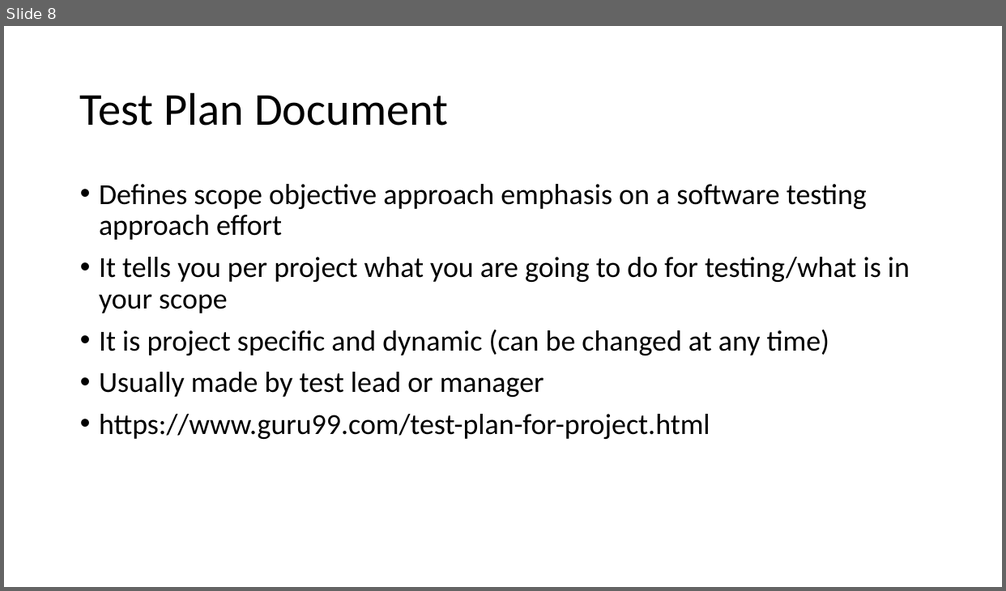
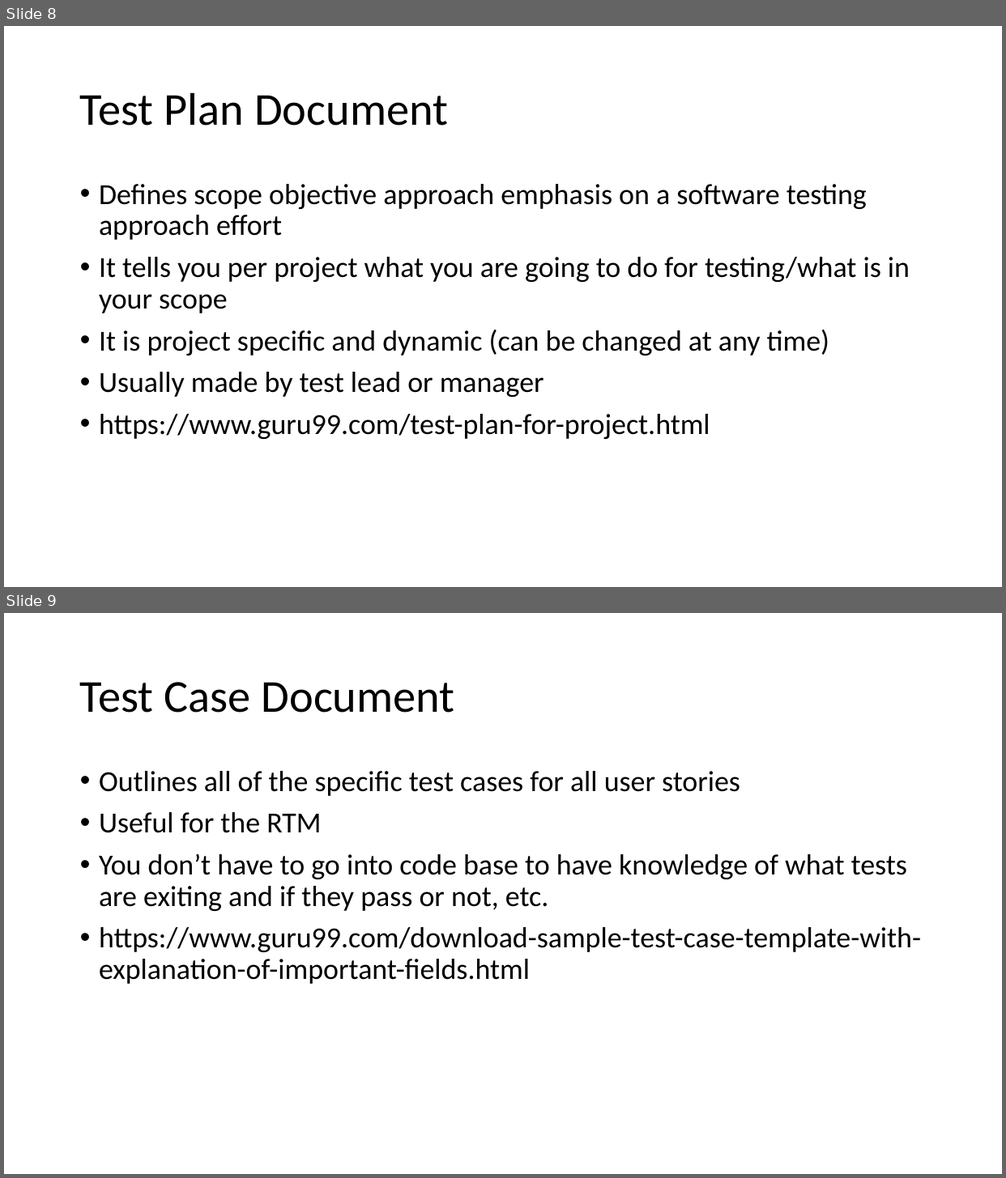
Before and after one commit to WilliamOna/staging-automation-primer-3-23, a slide deck: PrimerNotes.pptx. Shown one above the other, each under a label of ours: slide 8 before the commit, slides 8 and 9 after it. The pictures are 1006x591 and 1006x1178 pixels, drawn with LibreOffice and Linux fonts; fonts in the diff are those of the drawing. Boxes give left, top, right and bottom in pixels: in the first picture for what was removed or moved away, otherwise in the second. Text is boxed around its words. In the diff, an @@ line names an element or a change of style, - is before the commit and + after.

```diff
--- a/PrimerNotes.pptx
+++ b/PrimerNotes.pptx
@@ slide 9 added at bbox=[4, 613, 1002, 1174], background #FFFFFF @@
@@ title added at bbox=[80, 682, 455, 713], 44 pt, text #000000 @@
+Test Case Document
@@ text added at bbox=[99, 771, 921, 984], 28 pt, text #000000 @@
+• Outlines all of the specific test cases for all user stories
+• Useful for the RTM
+• You don’t have to go into code base to have knowledge of what tests are exiting and if they pass or not, etc.
+• https://www.guru99.com/download-sample-test-case-template-with-explanation-of-important-fields.html
```
Also in this commit, not shown: 1 other slide added.
